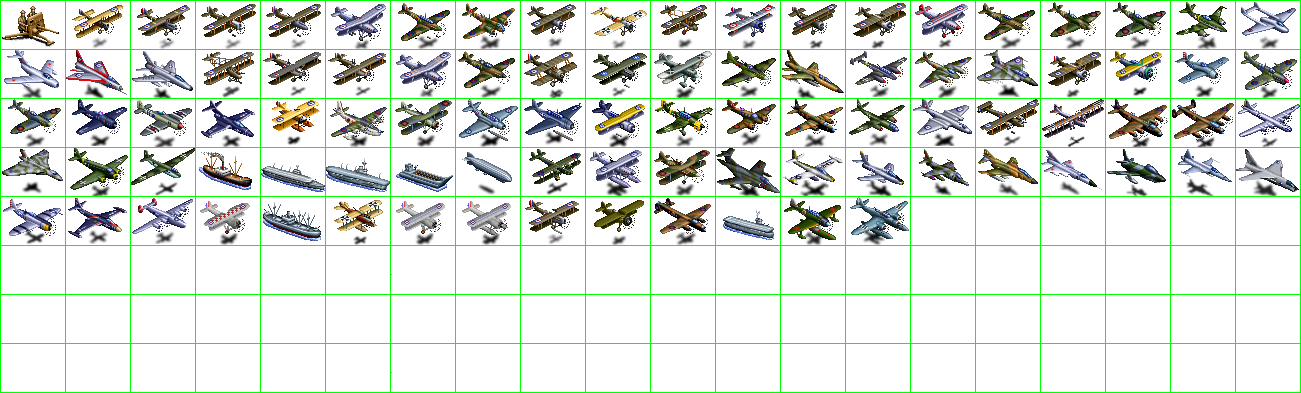
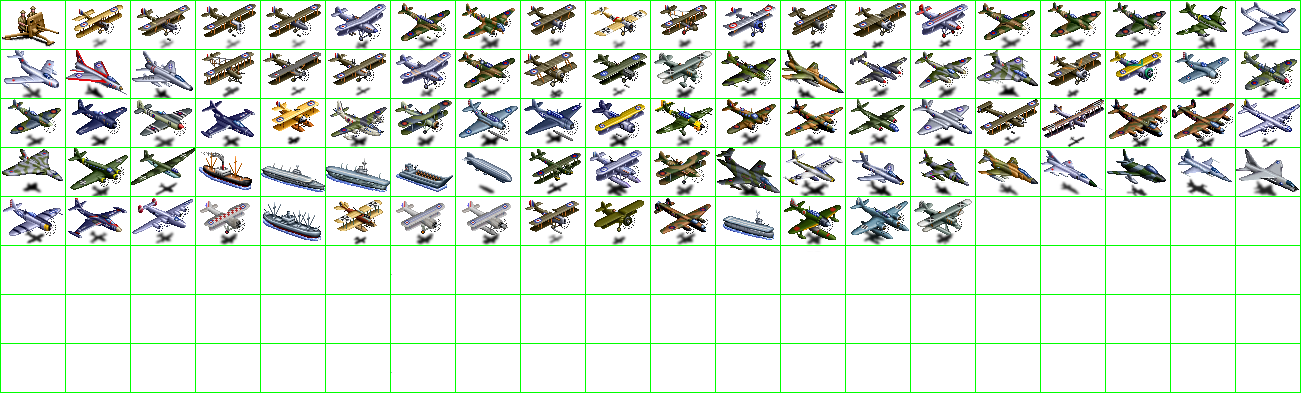
Layer changes from the first 1301 × 393 image to the second:
painted on "units" over [914, 199, 972, 245]
